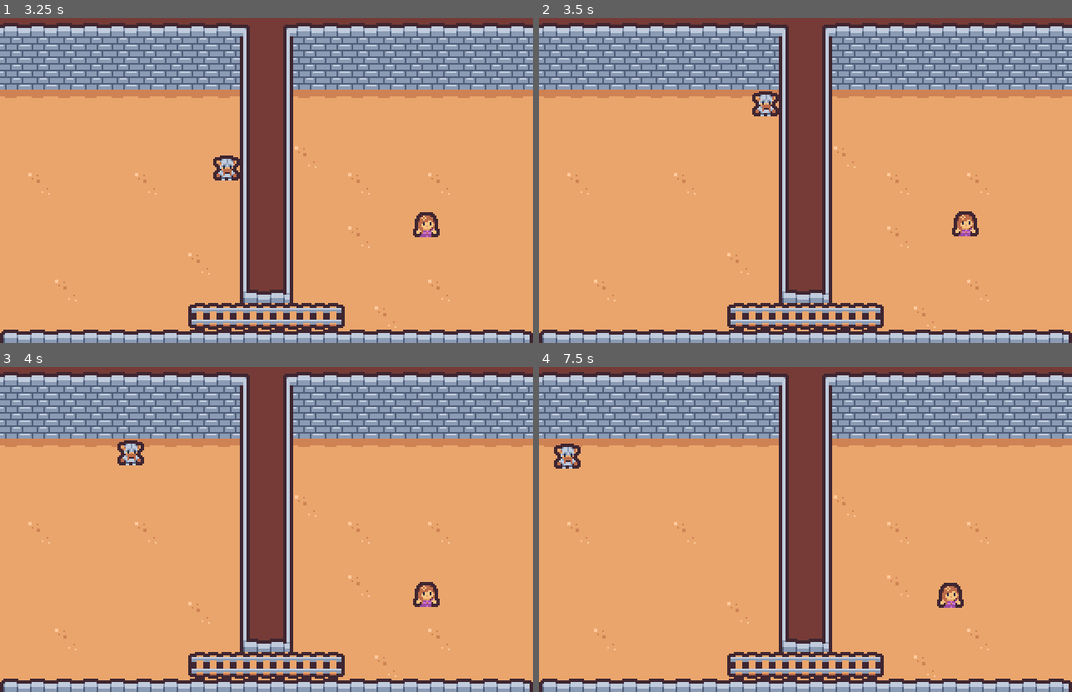
Above: before the commit, frames 1-4 (two rows, left to right).
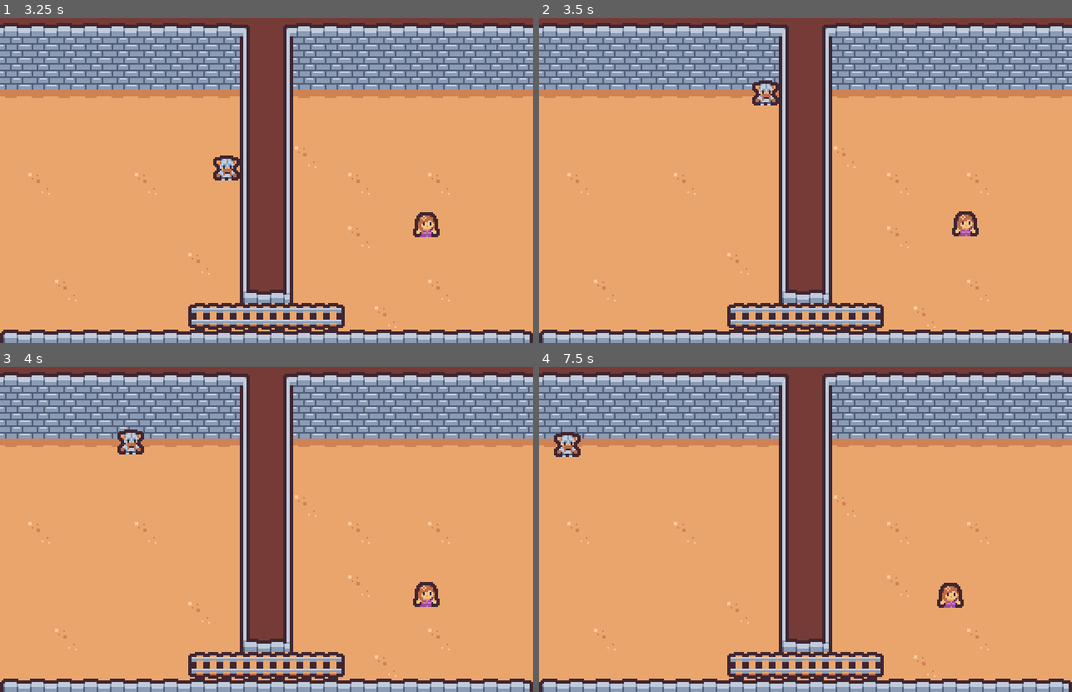
Above: after the commit, the same moments.

Repository: Simon-Losier/Cavern-Crush-Rush
Game: Godot game, scene res://Levels/Starter level.tscn
Two runs of this game, one before a commit and one after it. Both use one fixed random seed, a clock stepped at 60 frames per second and the inputs below. The project has no main scene, so this scene is started directly.
Inputs:
- Up to frame 1 (3.25 s): tap Enter at 0.5 s; hold D (player_1_move_right) 0.53-1.28 s; tap Down (player_2_move_down) at 0.6 s; hold S (player_1_move_down) 1.28-2.03 s; tap Left (player_2_move_left) at 1.35 s; hold D (player_1_move_right) 2.03-2.78 s; tap Right (player_2_move_right) at 2.1 s; hold W (player_1_move_up) from 2.78 s (still down); tap Up (player_2_move_up) at 2.85 s
- Up to frame 2 (3.5 s): keep holding W (player_1_move_up)
- Up to frame 3 (4 s): release W (player_1_move_up) at 3.53 s; hold A (player_1_move_left) from 3.53 s (still down); tap Down (player_2_move_down) at 3.6 s
- Up to frame 4 (7.5 s): tap Left (player_2_move_left) at 4.35, 7.35 s; release A (player_1_move_left) at 5.03 s; hold S (player_1_move_down) 5.03-5.78 s; tap Right (player_2_move_right) at 5.1 s; hold D (player_1_move_right) 5.78-6.53 s; tap Up (player_2_move_up) at 5.85 s; tap Space at 6.5 s; hold W (player_1_move_up) 6.53-7.28 s; tap Down (player_2_move_down) at 6.6 s; hold D (player_1_move_right) from 7.28 s (still down)

Frame 1 is identical in both runs. In frame 2, 0.4% of the frame differs, in the area x 40-45%, y 19-31%; in frame 3, 0.4%; in frame 4, 0.4%, in the area x 2-8%, y 20-32%.

Commit message:
Player now hit the wall correctly

Diff:
--- a/game/Levels/Starter level.tscn
+++ b/game/Levels/Starter level.tscn
@@ -59,7 +59,7 @@
 2:1/0 = 0
 2:1/0/physics_layer_0/linear_velocity = Vector2(0, 0)
 2:1/0/physics_layer_0/angular_velocity = 0.0
-2:1/0/physics_layer_0/polygon_0/points = PackedVector2Array(-8, -8, 8, -8, 8, 8, -8, 8)
+2:1/0/physics_layer_0/polygon_0/points = PackedVector2Array(-8, -8, 8, -8, 8, 1.25, -8, 1.25)
 3:1/0 = 0
 3:1/0/physics_layer_0/linear_velocity = Vector2(0, 0)
 3:1/0/physics_layer_0/angular_velocity = 0.0
@@ -145,7 +145,7 @@
 4:3/0 = 0
 4:3/0/physics_layer_0/linear_velocity = Vector2(0, 0)
 4:3/0/physics_layer_0/angular_velocity = 0.0
-4:3/0/physics_layer_0/polygon_0/points = PackedVector2Array(-8, -8, 8, -8, 8, 8, -8, 8)
+4:3/0/physics_layer_0/polygon_0/points = PackedVector2Array(-8, -8, 8, -8, 8, 1.25, -8, 1.25)
 5:3/0 = 0
 5:3/0/physics_layer_0/linear_velocity = Vector2(0, 0)
 5:3/0/physics_layer_0/angular_velocity = 0.0
